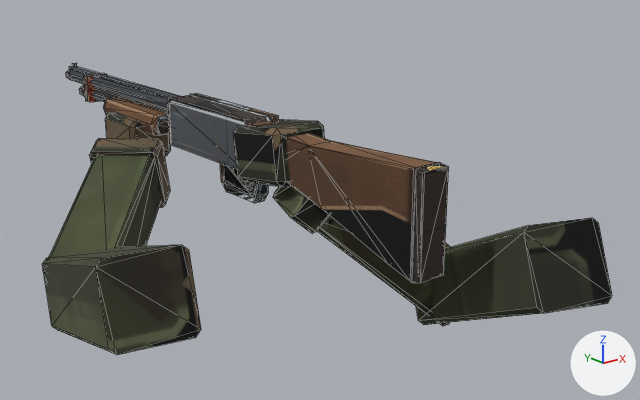
What one commit did to the glTF model apocalipsis-arte/armas/escopeta/Escopeta_VM.glb.
Before and after are seen from a 50 mm lens placed at (-2.5, -3.08, 0.53), pointed at (0.76, 1.0, -1.11). Arrows for +X, +Y and +Z are at lower right; the lights stay in place. The older version comes first. Mesh edges are drawn as thin lines. Vertices at exactly the same position are counted once.

In view in the first picture: 'Bomba_VM.001', 'Cuerpo_VM.001', 'Gatillo_VM.001', 'LeftHand.001', 'LeftLowerArm.001', 'LeftUpperArm.001', 'RightHand.001', 'RightLowerArm.001', 'RightUpperArm.001'.
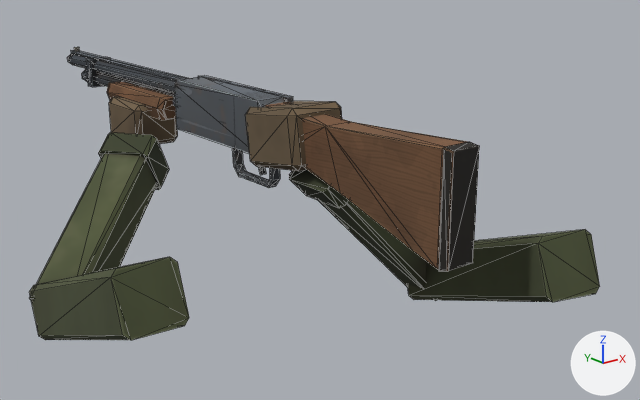
What differs and where, as boxes [x1, y1, x2, y2] in the pictures (640 x 400 px; the box of a moved part takes in the faces that stretch with it):
'Cuerpo_VM.001', reshaped, moved (8% wider)
    before: [66, 63, 449, 283]
    after: [67, 47, 479, 271]
'LeftUpperArm.001', reshaped (24% shorter)
    before: [42, 245, 201, 355]
    after: [29, 257, 189, 340]
'RightUpperArm.001', reshaped (31% shorter)
    before: [416, 218, 612, 325]
    after: [407, 229, 600, 302]
'LeftLowerArm.001', reshaped, moved
    before: [43, 138, 170, 276]
    after: [29, 132, 169, 301]
'RightLowerArm.001', reshaped, moved (16% narrower, 6% shorter)
    before: [273, 186, 450, 326]
    after: [289, 170, 437, 301]
'RightHand.001', surface changed, moved
    before: [233, 119, 324, 187]
    after: [245, 101, 342, 171]
'Bomba_VM.001', moved
    before: [103, 98, 169, 136]
    after: [107, 82, 176, 120]
'LeftHand.001', moved
    before: [105, 112, 171, 156]
    after: [109, 96, 178, 144]
'Gatillo_VM.001', moved
    before: [245, 182, 255, 190]
    after: [258, 167, 266, 175]
part 2 of me_leftlowerarm_001, rebuilt
    before: [43, 155, 161, 276]
    after: [29, 153, 157, 301]
part 3 of me_leftlowerarm_001, added
    after: [98, 132, 169, 190]
part 4 of me_leftlowerarm_001, deleted
    before: [89, 138, 170, 208]
part 6 of me_righthand_001, moved or reshaped
    before: [234, 126, 281, 187]
    after: [246, 107, 297, 171]
part 7 of me_righthand_001, surface changed
    before: [233, 119, 324, 187]
    after: [245, 101, 342, 171]
part 8 of me_rightlowerarm_001, rebuilt
    before: [317, 215, 450, 326]
    after: [318, 200, 437, 301]
part 9 of me_rightlowerarm_001, added
    after: [289, 170, 348, 208]
part 10 of me_rightlowerarm_001, deleted
    before: [273, 186, 329, 234]

Patch to the scene script:
```diff
--- a/apocalipsis-arte/armas/escopeta/Escopeta_VM.glb.py
+++ b/apocalipsis-arte/armas/escopeta/Escopeta_VM.glb.py
@@ me_cuerpo_003 @@
 me_cuerpo_003.from_pydata(...)  # 200 vertices, 334 faces; spans x -0.12..0.12, y -1.27..2.79, z -0.39..0.19
+# me_cuerpo_003 part 1: 261 kept faces spanning x -0.12..0.12, y -1.27..2.79, z -0.39..0.19 get new texture (UV) coordinates
 me_cuerpo_003.materials.append(mat_m_escopeta)
@@ me_leftlowerarm_001 @@
-me_leftlowerarm_001.from_pydata(...)  # 32 vertices, 56 faces; spans x -0.213..0.972, y -0.206..1.034, z -0.201..0.628
+me_leftlowerarm_001.from_pydata(...)  # 32 vertices, 56 faces; spans x -0.168..0.982, y -0.179..0.773, z -0.148..0.792
+# me_leftlowerarm_001 part 2: the loose piece of 16 vertices spanning x -0.213..0.909, y -0.206..0.968, z -0.201..0.584 is rebuilt with 16 vertices and now spans x -0.168..0.919, y -0.179..0.719, z -0.148..0.743
+# me_leftlowerarm_001 part 3: a new loose piece of 16 vertices spanning x 0.547..0.982, y 0.327..0.773, z 0.42..0.792, in mat_m_brazosvm (picture img_brazosvm_color)
+# me_leftlowerarm_001 part 4: 16 vertices removed from x 0.445..0.972, y 0.517..1.034, z 0.15..0.628
 me_leftlowerarm_001.materials.append(mat_m_brazosvm)
@@ me_leftupperarm_001 @@
-me_leftupperarm_001.from_pydata(...)  # 16 vertices, 28 faces; spans x -0.22..0.45, y -0.15..1.35, z -0.63..0.21
+me_leftupperarm_001.from_pydata(...)  # 16 vertices, 28 faces; spans x -0.16..0.25, y -0.11..1.32, z -0.65..0.16
+# me_leftupperarm_001 part 5: the whole mesh is rebuilt
 me_leftupperarm_001.materials.append(mat_m_brazosvm)
@@ me_righthand_001 @@
 me_righthand_001.from_pydata(...)  # 24 vertices, 44 faces; spans x -0.2..0.16, y -0.026..0.466, z -0.091..0.291
 # verts and faces of me_righthand_001; kept vertices keep their numbers, new ones are numbered from 24
+# me_righthand_001 part 6
+delete_faces([(7, 11, 8), (5, 9, 11), (0, 2, 7), (0, 7, 6), (4, 9, 5), (8, 11, 10)])
+delete_faces([(16, 23, 22), (16, 22, 17)])
+faces += [(4, 9, 11), (0, 2, 6), (7, 10, 8), (2, 7, 6), (4, 11, 5), (7, 11, 10)]
+faces += [(17, 23, 22), (16, 23, 17)]
+# me_righthand_001 part 7: 36 kept faces spanning x -0.2..0.16, y -0.026..0.466, z -0.091..0.291 get new texture (UV) coordinates
 me_righthand_001.materials.append(mat_m_brazosvm)
@@ me_rightlowerarm_001 @@
-me_rightlowerarm_001.from_pydata(...)  # 32 vertices, 56 faces; spans x -1.053..0.213, y -0.238..0.591, z -0.177..0.957
+me_rightlowerarm_001.from_pydata(...)  # 32 vertices, 56 faces; spans x -0.972..0.136, y -0.16..0.185, z -0.134..0.968
+# me_rightlowerarm_001 part 8: the loose piece of 16 vertices spanning x -0.985..0.213, y -0.238..0.543, z -0.177..0.898 is rebuilt with 16 vertices and now spans x -0.915..0.136, y -0.152..0.165, z -0.134..0.911
+# me_rightlowerarm_001 part 9: a new loose piece of 16 vertices spanning x -0.972..-0.614, y -0.16..0.185, z 0.614..0.968, in mat_m_brazosvm (picture img_brazosvm_color)
+# me_rightlowerarm_001 part 10: 16 vertices removed from x -1.053..-0.52, y 0.031..0.591, z 0.512..0.957
 me_rightlowerarm_001.materials.append(mat_m_brazosvm)
@@ me_rightupperarm_001 @@
-me_rightupperarm_001.from_pydata(...)  # 16 vertices, 28 faces; spans x -0.238..0.63, y -0.189..1.286, z -0.785..0.209
+me_rightupperarm_001.from_pydata(...)  # 16 vertices, 28 faces; spans x -0.175..0.494, y -0.133..1.3, z -0.641..0.163
+# me_rightupperarm_001 part 11: the whole mesh is rebuilt
 me_rightupperarm_001.materials.append(mat_m_brazosvm)
@@ ob_bomba_vm_001 @@
 ob_bomba_vm_001 = bpy.data.objects.new('Bomba_VM.001', me_bomba_003)
-ob_bomba_vm_001.location = (0.4, 2.538, -0.776)
+ob_bomba_vm_001.location = (0.32, 2.288, -0.616)
@@ ob_cuerpo_vm_001 @@
 ob_cuerpo_vm_001 = bpy.data.objects.new('Cuerpo_VM.001', me_cuerpo_003)
-ob_cuerpo_vm_001.location = (0.4, 0.95, -0.74)
+ob_cuerpo_vm_001.location = (0.32, 0.7, -0.58)
@@ ob_gatillo_vm_001 @@
 ob_gatillo_vm_001 = bpy.data.objects.new('Gatillo_VM.001', me_gatillo_003)
-ob_gatillo_vm_001.location = (0.4, 1.265, -0.881)
+ob_gatillo_vm_001.location = (0.32, 1.015, -0.721)
@@ ob_lefthand_001 @@
 ob_lefthand_001 = bpy.data.objects.new('LeftHand.001', me_lefthand_001)
-ob_lefthand_001.location = (0.14, 2.24, -1.05)
+ob_lefthand_001.location = (0.06, 1.99, -0.89)
@@ ob_leftlowerarm_001 @@
 ob_leftlowerarm_001 = bpy.data.objects.new('LeftLowerArm.001', me_leftlowerarm_001)
-ob_leftlowerarm_001.location = (-0.619, 1.41, -1.467)
+ob_leftlowerarm_001.location = (-0.759, 1.401, -1.539)
@@ ob_righthand_001 @@
 ob_righthand_001 = bpy.data.objects.new('RightHand.001', me_righthand_001)
-ob_righthand_001.location = (0.45, 0.73, -0.84)
+ob_righthand_001.location = (0.37, 0.48, -0.68)
@@ ob_rightlowerarm_001 @@
 ob_rightlowerarm_001 = bpy.data.objects.new('RightLowerArm.001', me_rightlowerarm_001)
-ob_rightlowerarm_001.location = (1.293, 0.397, -1.627)
+ob_rightlowerarm_001.location = (1.219, 0.466, -1.528)
```
